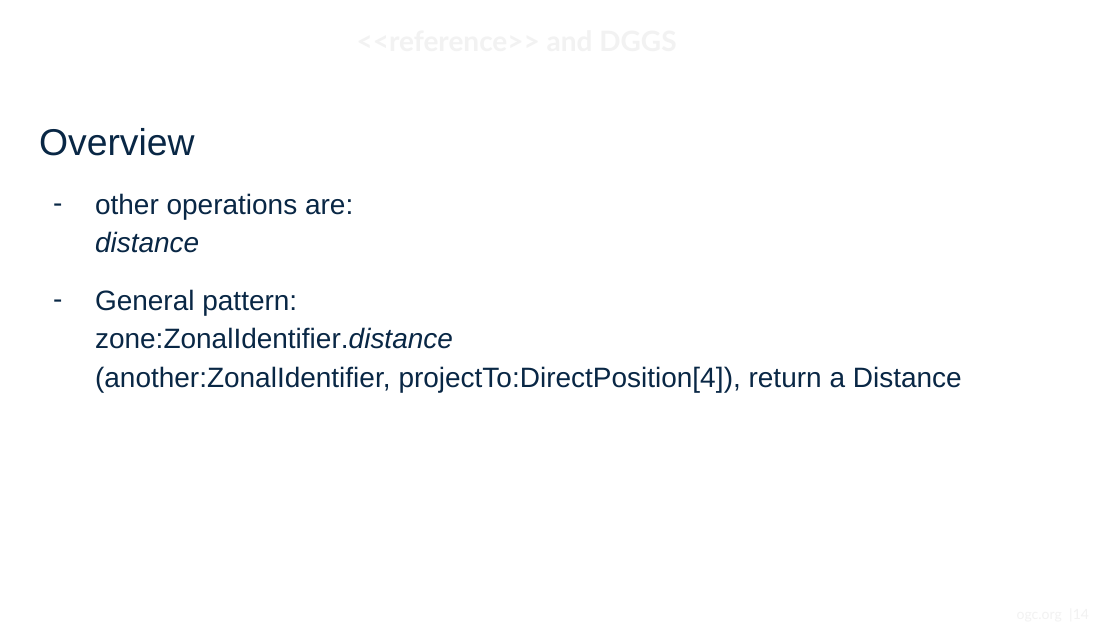
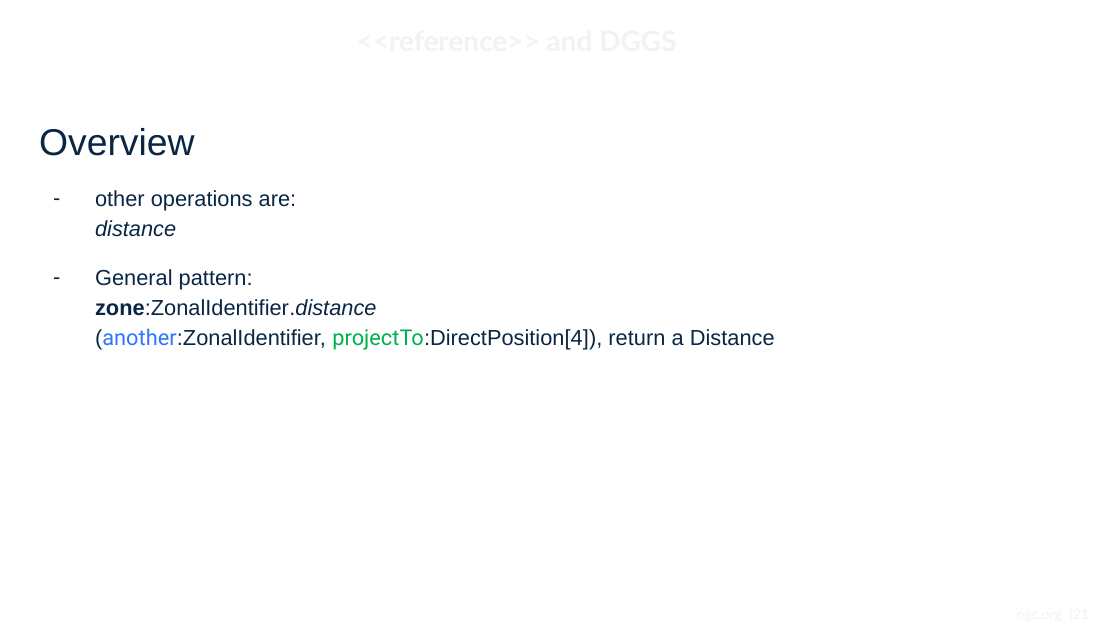
Before and after one commit to metanorma/developer-track, a slide deck: slide 21 of Presentations/20210616_Event/OGC-API-DGGS-overview-slides.pptx (slide 14 before the commit). Drawn at 1120x630 pixels with LibreOffice and Linux fonts; fonts in the diff are those of the drawing; background and template pictures are left out. Boxes give left, top, right and bottom in pixels: in the first picture for what was removed or moved away, otherwise in the second. Text is boxed around its words. In the diff, an @@ line names an element or a change of style, - is before the commit and + after.

Commit message:
Updated OGC-API-DGGS-overview-slides.pptx
Added introductory section.

```diff
--- a/Presentations/20210616_Event/OGC-API-DGGS-overview-slides.pptx
+++ b/Presentations/20210616_Event/OGC-API-DGGS-overview-slides.pptx
@@ text at (95,190,775,350): size 18 to 14 pt; font Arial to Roboto in "(another:ZonalIdentifier, projectTo:DirectPosition[4]),"; text colour #092745 to #3075FF in "(another:ZonalIdentifier,"; text colour #092745 to #00B050 in "projectTo:DirectPosition[4]),"; bold on in "zone:ZonalIdentifier.distance" @@
```
Also in this commit, not shown: 7 other slides changed, 7 slides added.
